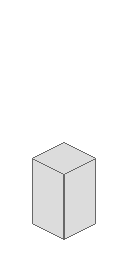
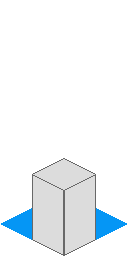
Layers edited between the first and the second (128, 256) image:
moved "Pasted Layer #1" above "Pasted Layer #2", painted on it over (x1=32, y1=142, x2=96, y2=256)
renamed "Pasted Layer" to "Pasted Layer #2", painted on it over (x1=1, y1=175, x2=127, y2=256)
